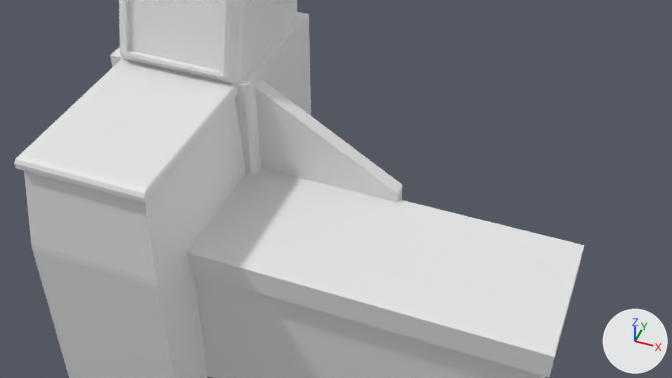
An edit to the Blender file POV-Project/src/assets/Cashier-Register.blend, drawn before and after from the same camera.
One viewpoint serves both versions: the file's camera 'Camera'. Arrows for +X, +Y and +Z are at lower right; the lights stay in place.

The older version as bpy lines, for what is in view:
```python
me_cube = bpy.data.meshes.new('Cube')
me_cube.from_pydata(...)  # a box spanning x -1.99..1.99, y -0.77..0.77, z 1.25..3.22
me_cube.materials.append(mat_material)  # white #e7e7e7
me_cube_003 = bpy.data.meshes.new('Cube.003')
me_cube_003.from_pydata(...)  # a box spanning x -1.99..1.99, y -0.77..0.77, z 1.25..3.22
me_cube_003.materials.append(mat_material)  # white #e7e7e7
me_cube_007 = bpy.data.meshes.new('Cube.007')
me_cube_007.from_pydata([(1.99, 0.96, 2.64), (1.99, 0.96, 1.4), (1.99, -0.77, 2.64), (1.99, -0.77, 1.4), (-1.99, 0.96, 3.39), (-1.99, 0.96, 1.4), (-1.99, -0.77, 3.39), (-1.99, -0.77, 1.4)], [], [(0, 4, 6, 2), (3, 2, 6, 7), (7, 6, 4, 5), (5, 1, 3, 7), (1, 0, 2, 3), (5, 4, 0, 1)])
me_cube_007.materials.append(mat_material)  # white #e7e7e7
ob_cube = bpy.data.objects.new('Cube', me_cube)
ob_cube.location = (0.0, 0.0, 0.0)
ob_cube_002 = bpy.data.objects.new('Cube.002', me_cube_003)
ob_cube_002.location = (0.0, 0.0, 2.915)
ob_cube_002.scale = (1.05, 1.1, 0.16)
ob_cube_004 = bpy.data.objects.new('Cube.004', me_cube_007)
ob_cube_004.location = (-0.949, 0.865, -0.218)
ob_cube_004.scale = (0.448, 0.102, 1.43)
# also in view: 'Cube.003' at (-2.68, 1.49, 3.18); 'Cube.001' at (-2.69, 0.41, 3.63)
```
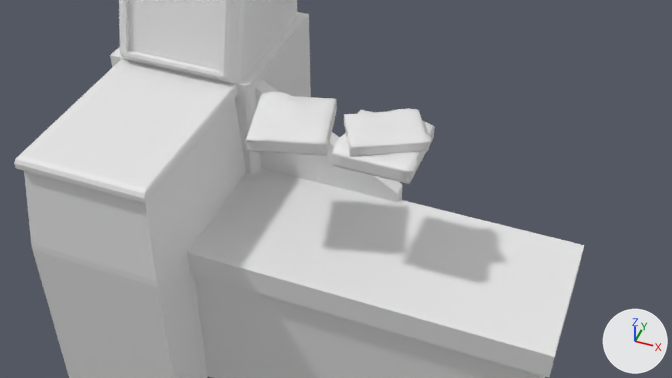
What differs and where, as boxes (x1, y1, x2, y2) in the pictures (672 x 378 px):
'Cube.006', added
    after: (246, 92, 337, 156)
'Cube.007', added
    after: (344, 109, 431, 156)
'Cube.005', added
    after: (331, 110, 435, 184)

Edits to the bpy script that builds the scene:
```text
Add me_cube_008:
    me_cube_008.from_pydata(...)  # 324 vertices, 322 faces; spans x -0.411..0.429, y -0.404..0.408, z -0.08..0.128
    me_cube_008.polygons.foreach_set('use_smooth', [True] * 322)
Add ob_cube_007:
    ob_cube_007 = bpy.data.objects.new('Cube.007', me_cube_008)
    ob_cube_007.location = (0.003, 0.026, 4.973)
    ob_cube_007.rotation_euler = (0.0, 0.0, 0.478)  # degrees (0, 0, 27)
    ob_cube_007.scale = (0.951, 0.692, 0.692)
Add ob_cube_006:
    ob_cube_006 = bpy.data.objects.new('Cube.006', me_cube_008.copy())
    ob_cube_006.location = (-0.99, 0.0, 4.83)
    ob_cube_006.rotation_euler = (0.0205, -0.00606, -1.325)  # degrees (1.2, -0.3, -76)
Add ob_cube_005:
    ob_cube_005 = bpy.data.objects.new('Cube.005', me_cube_008.copy())
    ob_cube_005.location = (0.0, 0.0, 4.83)
```
